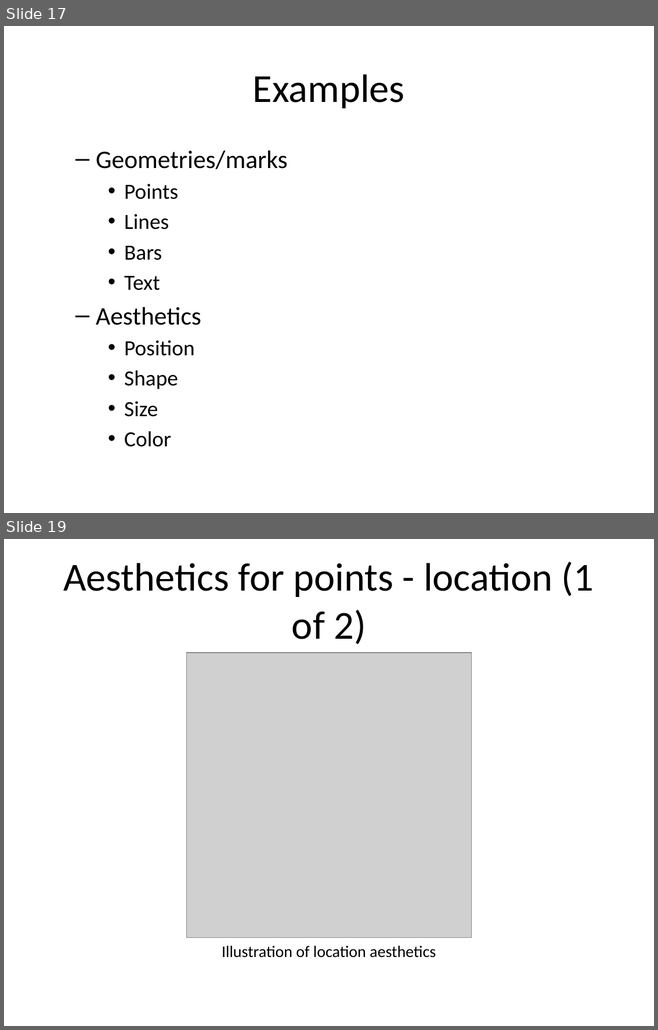
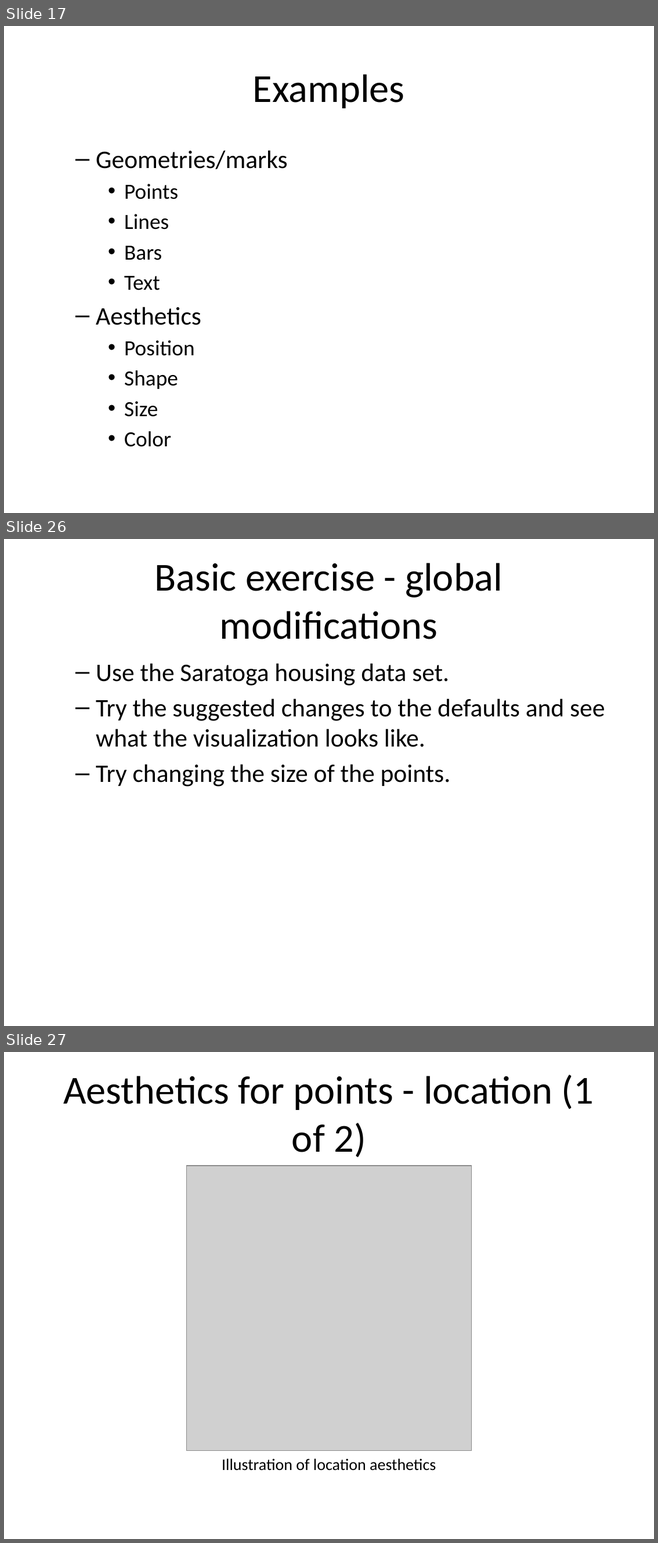
Before and after one commit to pmean/data-visualization, a slide deck: data-viz-01/src/v01-main-scatterplots.pptx. Shown one above the other, each under a label of ours: slides 17 and 19 before the commit, slides 17, 26 and 27 after it; the slides between them are not shown. The pictures are 658x1030 and 658x1543 pixels, drawn with LibreOffice and Linux fonts; fonts in the diff are those of the drawing; grey boxes stand for pictures. Boxes give left, top, right and bottom in pixels: in the first picture for what was removed or moved away, otherwise in the second. Text is boxed around its words. In the diff, an @@ line names an element or a change of style, - is before the commit and + after.

Commit message:
Standardized basic exercise answers for v01

```diff
--- a/data-viz-01/src/v01-main-scatterplots.pptx
+++ b/data-viz-01/src/v01-main-scatterplots.pptx
@@ slide 26 added at <box>4,539,654,1026</box>, background #FFFFFF @@
@@ title added at <box>154,563,502,639</box>, 44 pt, text #000000 @@
+Basic exercise - global modifications
@@ text added at <box>96,663,604,787</box>, 28 pt, text #000000 @@
+  – Use the Saratoga housing data set.
+  – Try the suggested changes to the defaults and see what the visualization looks like.
+  – Try changing the size of the points.
@@ what was slide 19 is now slide 27 @@
```
Also in this commit, not shown: 6 slides changed, 16 other slides added, 5 slides removed, 47 other files.
